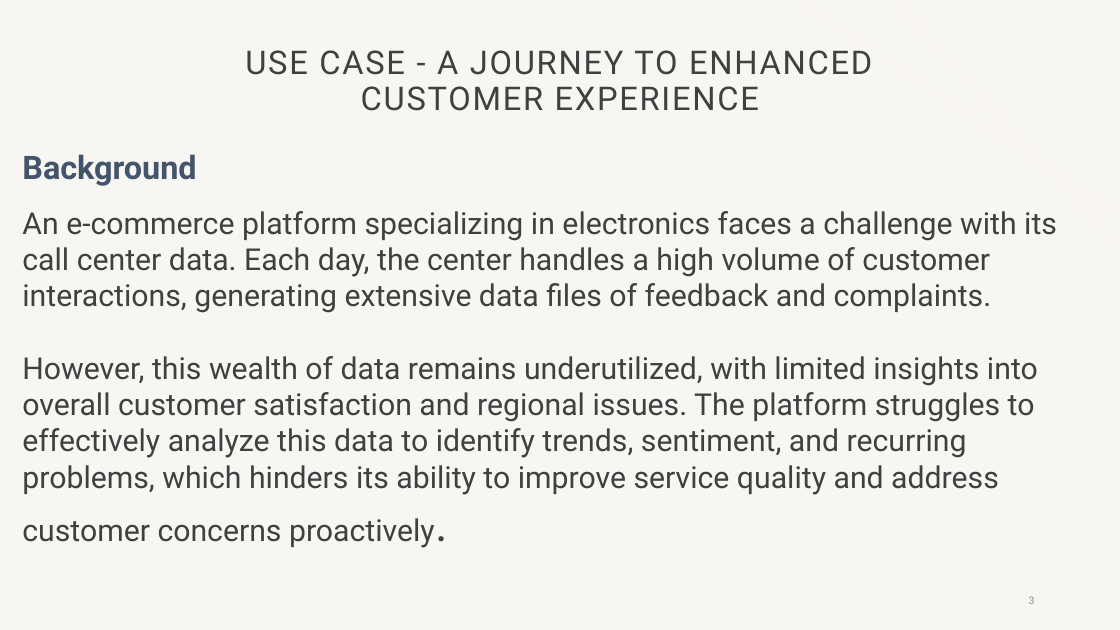
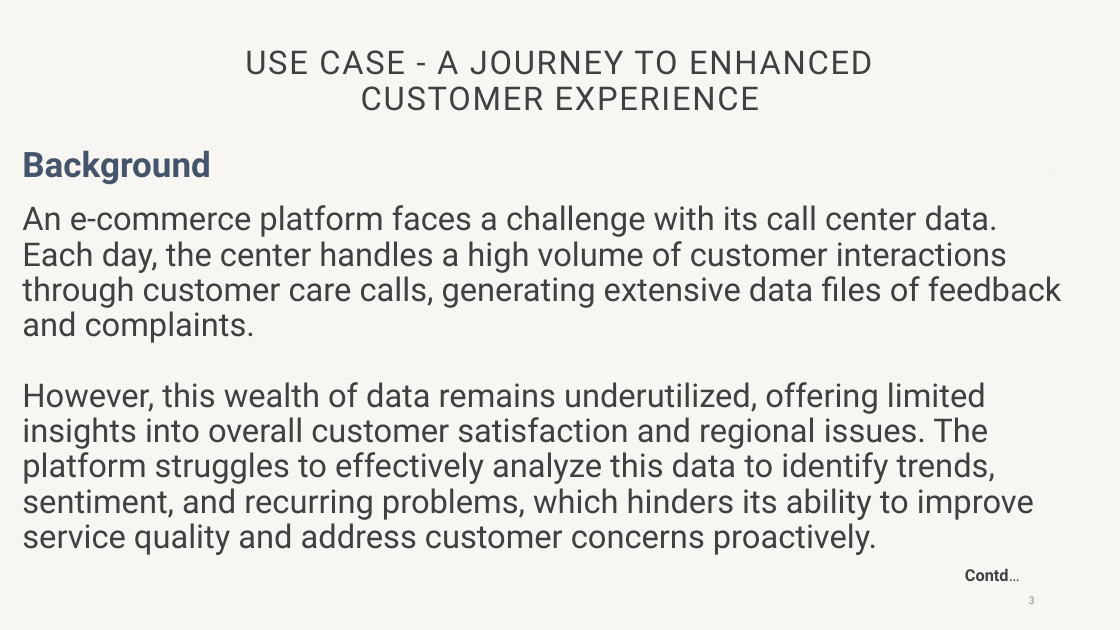
Before and after one commit to meanirban100/IBM-Watsonx-Hackathon, a slide deck: slide 3 of IBM-Watson-Presentation.pptx. Drawn at 1120x630 pixels with LibreOffice and Linux fonts; fonts in the diff are those of the drawing; background and template pictures are left out. Boxes give left, top, right and bottom in pixels: in the first picture for what was removed or moved away, otherwise in the second. Text is boxed around its words. In the diff, an @@ line names an element or a change of style, - is before the commit and + after.

```diff
--- a/IBM-Watson-Presentation.pptx
+++ b/IBM-Watson-Presentation.pptx
@@ text at (22,150,1062,555): text changed; size 25.9 to 28 pt @@
-Background
-An e-commerce platform specializing in electronics faces a challenge with its call center data. Each day, the center handles a high volume of customer interactions, generating extensive data files of feedback and complaints.
-However, this wealth of data remains underutilized, with limited insights into overall customer satisfaction and regional issues. The platform struggles to effectively analyze this data to identify trends, sentiment, and recurring problems, which hinders its ability to improve service quality and address customer concerns proactively.
+Background
+An e-commerce platform faces a challenge with its call center data. Each day, the center handles a high volume of customer interactions through customer care calls, generating extensive data files of feedback and complaints.
+However, this wealth of data remains underutilized, offering limited insights into overall customer satisfaction and regional issues. The platform struggles to effectively analyze this data to identify trends, sentiment, and recurring problems, which hinders its ability to improve service quality and address customer concerns proactively.
@@ text added at (965,568,1020,581), 14 pt, text #404040, bold @@
+Contd…
```
Also in this commit, not shown: 9 other slides changed, 8 slides added, 4 slides removed, 11 other files.
